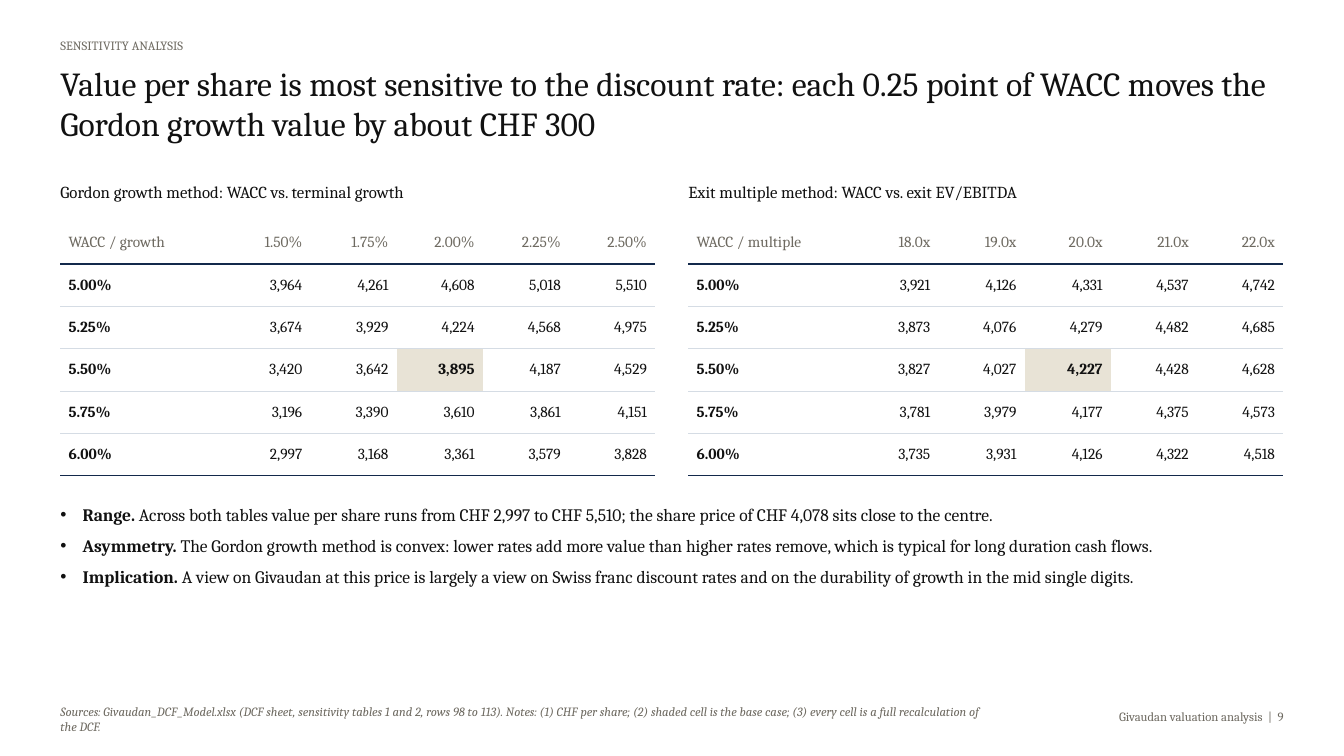
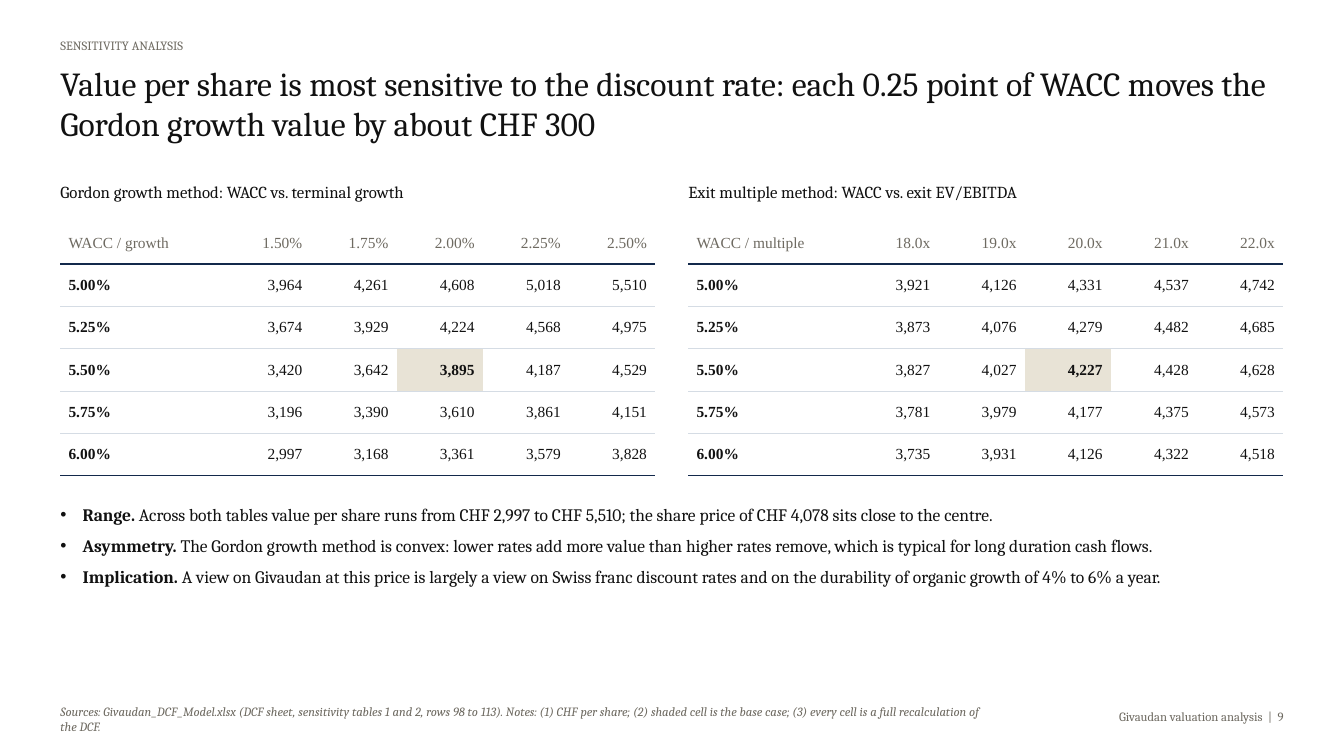
Before and after one commit to pascalielric/financelab, a slide deck: slide 9 of downloads/Givaudan_Valuation_Deck.pptx. Drawn at 1344x756 pixels with LibreOffice and Linux fonts; fonts in the diff are those of the drawing. Boxes give left, top, right and bottom in pixels: in the first picture for what was removed or moved away, otherwise in the second. Text is boxed around its words. In the diff, an @@ line names an element or a change of style, - is before the commit and + after.

```diff
--- a/downloads/Givaudan_Valuation_Deck.pptx
+++ b/downloads/Givaudan_Valuation_Deck.pptx
@@ table at box(60, 222, 657, 476) @@
@@ font Cambria to Times New Roman @@
@@ table at box(689, 222, 1286, 476) @@
@@ font Cambria to Times New Roman @@
@@ text at box(83, 570, 1161, 587): text changed @@
-• Implication. A view on Givaudan at this price is largely a view on Swiss franc discount rates and on the durability of growth in the mid single digits.
+• Implication. A view on Givaudan at this price is largely a view on Swiss franc discount rates and on the durability of organic growth of 4% to 6% a year.
```
Also in this commit, not shown: 13 other slides changed, 19 other files.
